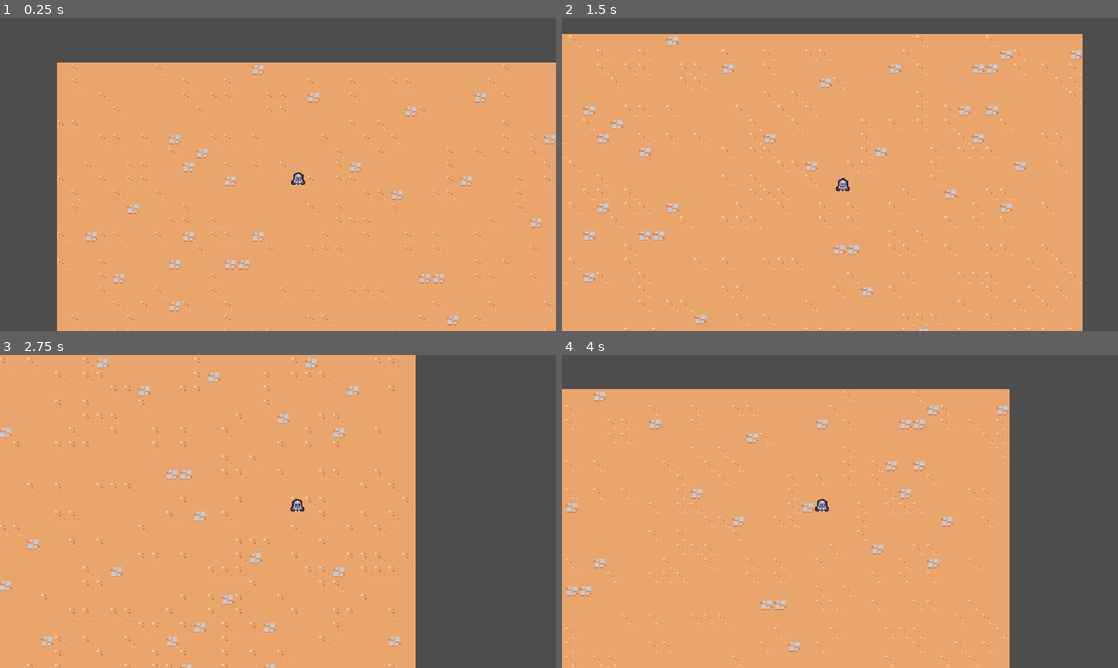
Above: before the commit, frames 1-4 (two rows, left to right).
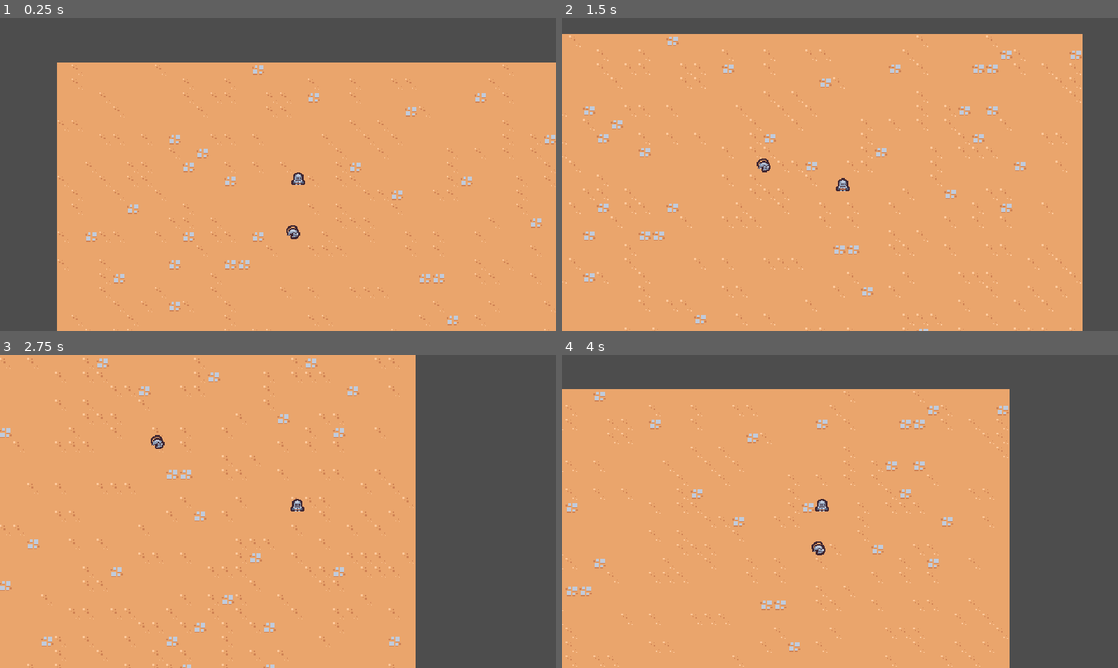
Above: after the commit, the same moments.

Repository: rafariossaa/godot_2d_survival_tutorial
Game: Godot game, scene res://scenes/main/main.tscn
Same seed, same stepped clock (60 frames per second), same inputs: the game is played once before the commit and once after it.
Inputs:
- Up to frame 1 (0.25 s): no input
- Up to frame 2 (1.5 s): hold Right (move_right) 0.53-1.28 s; hold Down (move_down) from 1.28 s (still down)
- Up to frame 3 (2.75 s): release Down (move_down) at 2.03 s; hold Right (move_right) from 2.03 s (still down)
- Up to frame 4 (4 s): release Right (move_right) at 2.78 s; hold Up (move_up) 2.78-3.53 s; hold Left (move_left) from 3.53 s (still down)

The runs differ from the first frame. In frame 1, less than 0.1% of the frame differs, in the area x 51-54%, y 66-71%; in frame 2, less than 0.1%; in frame 3, less than 0.1%; in frame 4, less than 0.1%, in the area x 44-48%, y 59-64%.

Commit message:
Lesson 07- Creating Rat Enemy (basic enemy)

Diff:
--- /dev/null
+++ b/scenes/basic_enemy/basic_enemy.gd
@@ -0,0 +1,23 @@
+extends CharacterBody2D
+
+const MAX_SPEED = 75
+
+# Called when the node enters the scene tree for the first time.
+func _ready():
+	pass # Replace with function body.
+
+
+# Called every frame. 'delta' is the elapsed time since the previous frame.
+func _process(delta):
+	var direction = get_direction_to_player()
+	velocity = direction * MAX_SPEED
+	move_and_slide()
+
+# Returns a normalized vector to player possition
+func get_direction_to_player():
+	var player_node = get_tree().get_first_node_in_group("player") as Node2D
+
+	if player_node != null:
+		return (player_node.global_position - global_position).normalized()
+
+	return Vector2.ZERO
--- /dev/null
+++ b/scenes/basic_enemy/basic_enemy.tscn
@@ -0,0 +1,19 @@
+[gd_scene load_steps=4 format=3 uid="uid://dq67n0xogok68"]
+
+[ext_resource type="Script" path="res://scenes/basic_enemy/basic_enemy.gd" id="1_4ivcd"]
+[ext_resource type="Texture2D" uid="uid://cq11dm3qffmi3" path="res://scenes/basic_enemy/base_enemy.png" id="2_4kk1l"]
+
+[sub_resource type="CircleShape2D" id="CircleShape2D_srxry"]
+radius = 5.0
+
+[node name="BasicEnemy" type="CharacterBody2D"]
+collision_layer = 0
+script = ExtResource("1_4ivcd")
+
+[node name="Sprite2D" type="Sprite2D" parent="."]
+texture = ExtResource("2_4kk1l")
+offset = Vector2(0, -4)
+
+[node name="CollisionShape2D" type="CollisionShape2D" parent="."]
+position = Vector2(0, -4)
+shape = SubResource("CircleShape2D_srxry")
--- a/scenes/main/main.tscn
+++ b/scenes/main/main.tscn
@@ -1,8 +1,9 @@
-[gd_scene load_steps=4 format=3 uid="uid://n2nryh6r21x7"]
+[gd_scene load_steps=5 format=3 uid="uid://n2nryh6r21x7"]
 
 [ext_resource type="PackedScene" uid="uid://cnq0m7uesfc7p" path="res://assets/game_camera/game_camera.tscn" id="1_1x2xq"]
 [ext_resource type="PackedScene" uid="uid://baujaeh0ajd1p" path="res://scenes/player/player.tscn" id="1_ke4iv"]
 [ext_resource type="TileSet" uid="uid://8ml0jpl1eb1t" path="res://resources/tileset.tres" id="1_nj4a5"]
+[ext_resource type="PackedScene" uid="uid://dq67n0xogok68" path="res://scenes/basic_enemy/basic_enemy.tscn" id="4_jysju"]
 
 [node name="Main" type="Node"]
 
@@ -15,3 +16,6 @@
 
 [node name="Player" parent="." instance=ExtResource("1_ke4iv")]
 position = Vector2(278, 141)
+
+[node name="BasicEnemy" parent="." instance=ExtResource("4_jysju")]
+position = Vector2(270, 218)
--- a/scenes/player/player.tscn
+++ b/scenes/player/player.tscn
@@ -7,6 +7,7 @@
 radius = 5.0
 
 [node name="Player" type="CharacterBody2D" groups=["player"]]
+collision_layer = 0
 script = ExtResource("1_bnnwf")
 
 [node name="Sprite2D" type="Sprite2D" parent="."]
Binary file added: scenes/basic_enemy/base_enemy.png
Not shown, added: scenes/basic_enemy/base_enemy.png.import
